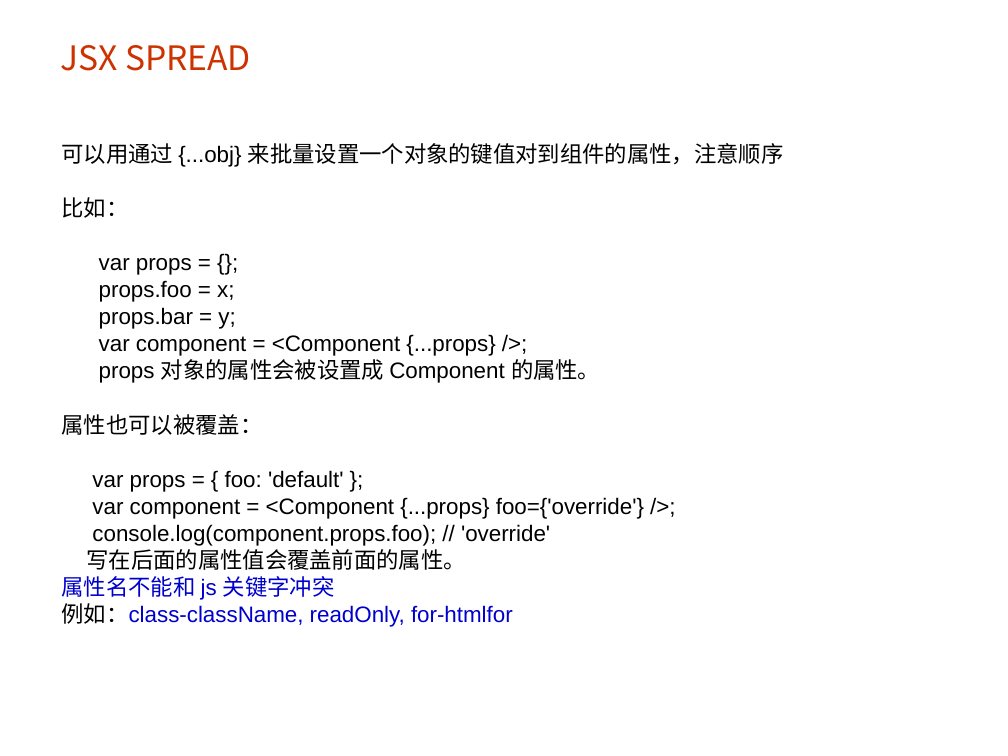
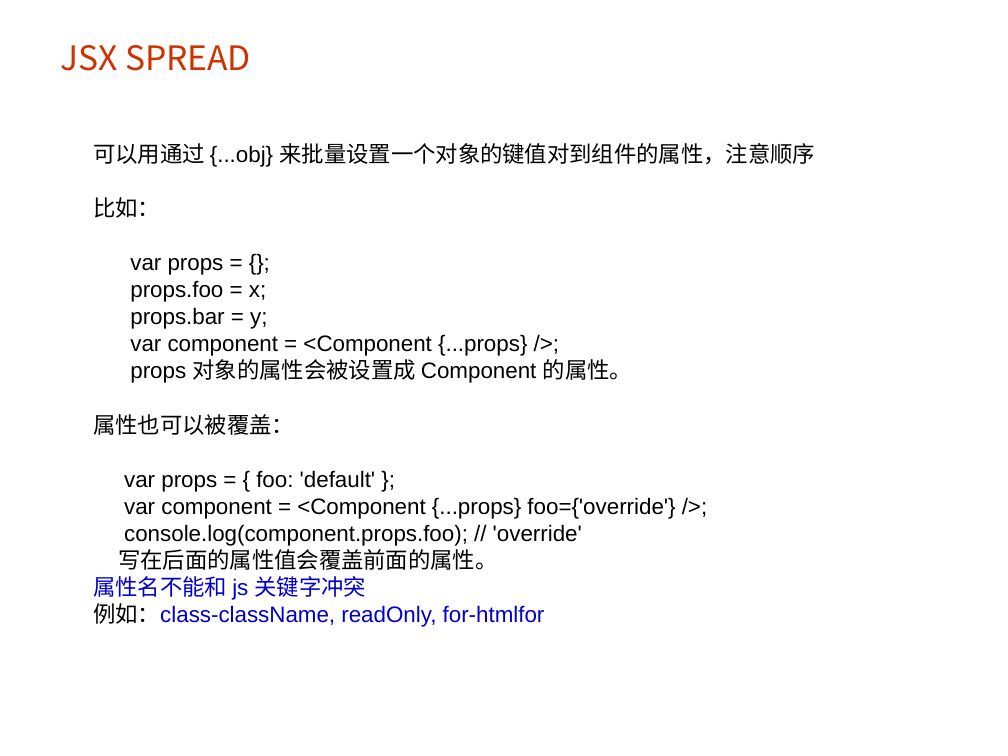
Before and after one commit to guanmeiqi/react-basicKnowledges, a slide deck: slide 9 of react.ppt. Drawn at 1008x756 pixels with LibreOffice and Linux fonts; fonts in the diff are those of the drawing; background and template pictures are left out. Boxes give left, top, right and bottom in pixels: in the first picture for what was removed or moved away, otherwise in the second. Text is boxed around its words. In the diff, an @@ line names an element or a change of style, - is before the commit and + after.

```diff
--- a/react.ppt
+++ b/react.ppt
@@ text "可以用通过 {...obj} 来批量设置一个对象的键值对到组件的属性，注意顺序": place and size @@
-text "可以用通过 {...obj} 来批量设置一个对象的键值对到组件的属性，注意顺序" at (62,143,784,627)
+text "可以用通过 {...obj} 来批量设置一个对象的键值对到组件的属性，注意顺序" at (93,143,816,627)
```
Also in this commit, not shown: 5 other slides changed, 3 slides added, 2 other files.
